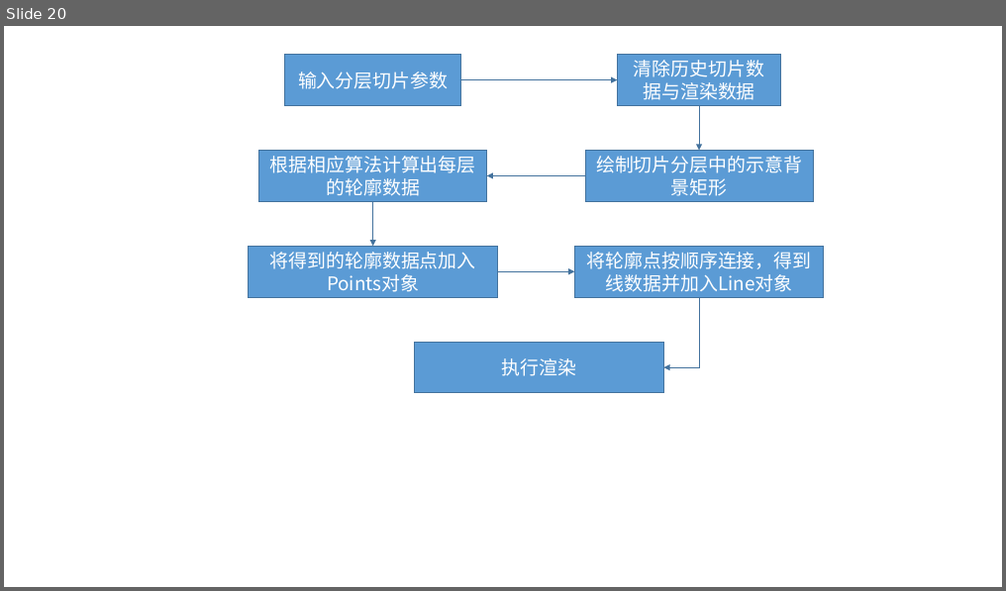
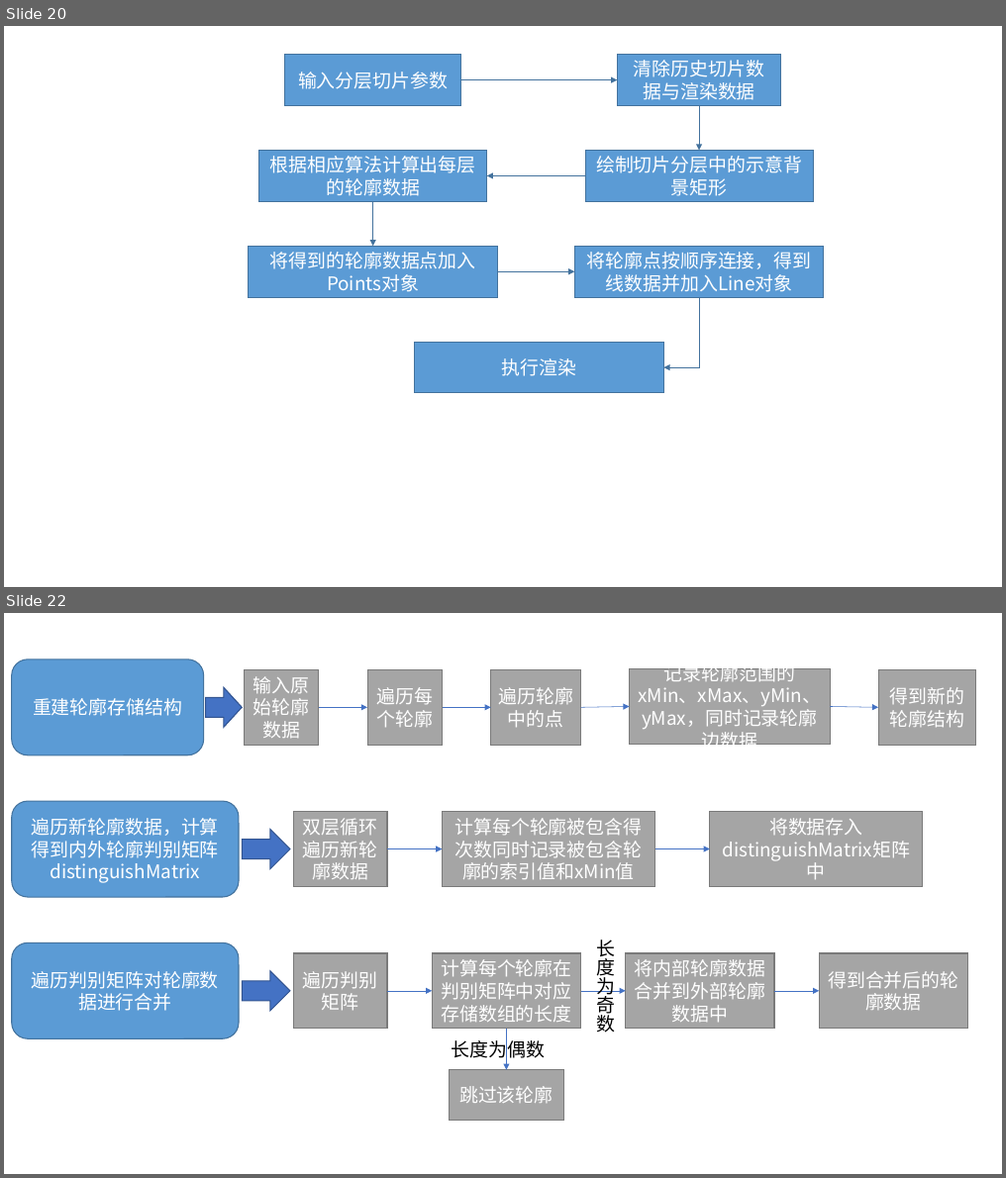
Before and after one commit to WutBottle/2021dissertation, a slide deck: 论文涉及图片.pptx. Shown one above the other, each under a label of ours: slide 20 before the commit, slides 20 and 22 after it; the slides between them are not shown. The pictures are 1006x591 and 1006x1178 pixels, drawn with LibreOffice and Linux fonts; fonts in the diff are those of the drawing. Boxes give left, top, right and bottom in pixels: in the first picture for what was removed or moved away, otherwise in the second. Text is boxed around its words. In the diff, an @@ line names an element or a change of style, - is before the commit and + after.

```diff
--- a/论文涉及图片.pptx
+++ b/论文涉及图片.pptx
@@ slide 22 added at (4,613,1002,1174), background #FFFFFF @@
@@ rounded rectangle added at (12,660,204,756), fill #5B9BD5, outline #43739E 1 pt, 18 pt, text #FFFFFF @@
+重建轮廓存储结构
@@ group added at (245,669,976,745): 5 rectangles @@
+输入原始轮廓数据
+遍历每个轮廓
+遍历轮廓中的点
+记录轮廓范围的xMin、xMax、yMin、yMax，同时记录轮廓边数据
+得到新的轮廓结构
@@ right arrow added at (205,688,242,728), fill #4472C4, outline #325491 1 pt @@
@@ arrow added from (319, 707) to (368, 707), #4472C4 0.5 pt @@
@@ arrow added from (443, 707) to (491, 707), #4472C4 0.5 pt @@
@@ arrow added from (581, 707) to (630, 707), #4472C4 0.5 pt @@
@@ arrow added from (830, 707) to (878, 707), #4472C4 0.5 pt @@
@@ rounded rectangle added at (12,801,239,897), fill #5B9BD5, outline #43739E 1 pt, 18 pt, text #FFFFFF @@
+遍历新轮廓数据，计算得到内外轮廓判别矩阵distinguishMatrix
@@ rectangle added at (294,812,387,887), fill #A5A5A5, outline #7A7A7A 1 pt, 18 pt, text #FFFFFF @@
+双层循环遍历新轮廓数据
@@ rectangle added at (442,812,655,887), fill #A5A5A5, outline #7A7A7A 1 pt, 18 pt, text #FFFFFF @@
+计算每个轮廓被包含得次数同时记录被包含轮廓的索引值和xMin值
@@ rectangle added at (710,812,924,887), fill #A5A5A5, outline #7A7A7A 1 pt, 18 pt, text #FFFFFF @@
+将数据存入distinguishMatrix矩阵中
@@ right arrow added at (242,830,290,869), fill #4472C4, outline #325491 1 pt @@
@@ arrow added from (387, 850) to (442, 850), #4472C4 0.5 pt @@
@@ arrow added from (655, 850) to (710, 850), #4472C4 0.5 pt @@
@@ rounded rectangle added at (12,943,239,1039), fill #5B9BD5, outline #43739E 1 pt, 18 pt, text #FFFFFF @@
+遍历判别矩阵对轮廓数据进行合并
@@ rectangle added at (294,954,387,1029), fill #A5A5A5, outline #7A7A7A 1 pt, 18 pt, text #FFFFFF @@
+遍历判别矩阵
@@ rectangle added at (433,954,581,1029), fill #A5A5A5, outline #7A7A7A 1 pt, 18 pt, text #FFFFFF @@
+计算每个轮廓在判别矩阵中对应存储数组的长度
@@ text added at (596,940,615,1033), 18 pt, text #000000 @@
+长度为奇数
@@ rectangle added at (626,954,774,1029), fill #A5A5A5, outline #7A7A7A 1 pt, 18 pt, text #FFFFFF @@
+将内部轮廓数据合并到外部轮廓数据中
@@ rectangle added at (819,954,968,1029), fill #A5A5A5, outline #7A7A7A 1 pt, 18 pt, text #FFFFFF @@
+得到合并后的轮廓数据
@@ right arrow added at (242,971,290,1011), fill #4472C4, outline #325491 1 pt @@
@@ arrow added from (387, 991) to (433, 991), #4472C4 0.5 pt @@
@@ arrow added from (581, 991) to (626, 991), #4472C4 0.5 pt @@
@@ arrow added from (774, 991) to (819, 991), #4472C4 0.5 pt @@
@@ text added at (451,1037,545,1061), 18 pt, text #000000 @@
+长度为偶数
@@ arrow added from (506, 1029) to (506, 1070), #4472C4 0.5 pt @@
@@ rectangle added at (450,1070,564,1121), fill #A5A5A5, outline #7A7A7A 1 pt, 18 pt, text #FFFFFF @@
+跳过该轮廓
```
Also in this commit, not shown: 2 other slides added, 1 other file.
